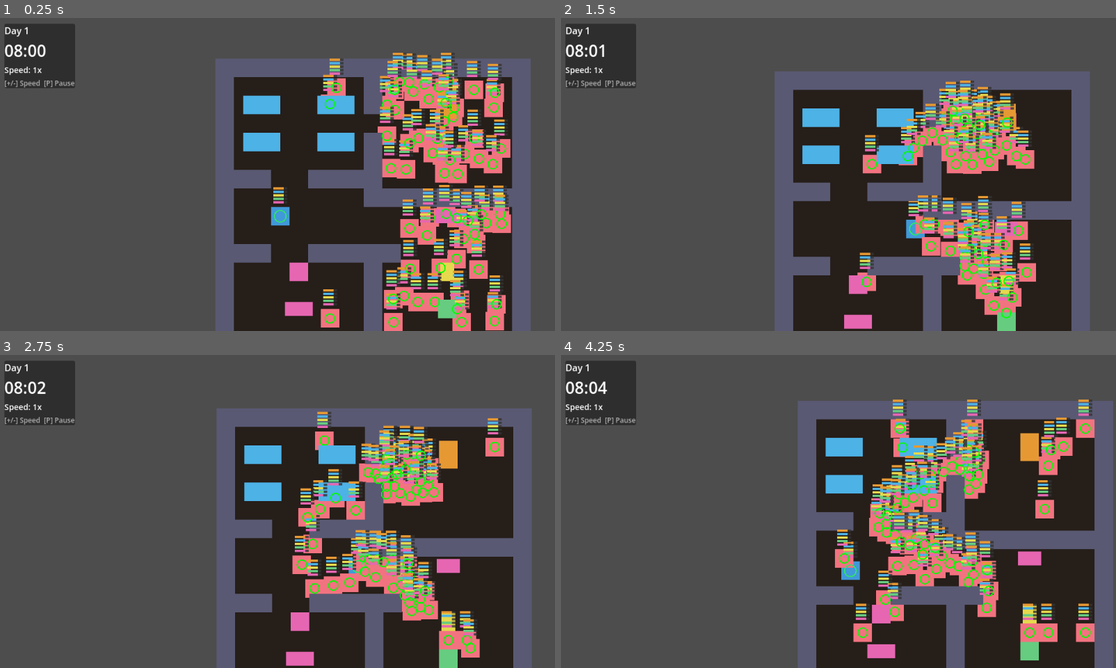
Above: before the commit, frames 1-4 (two rows, left to right).
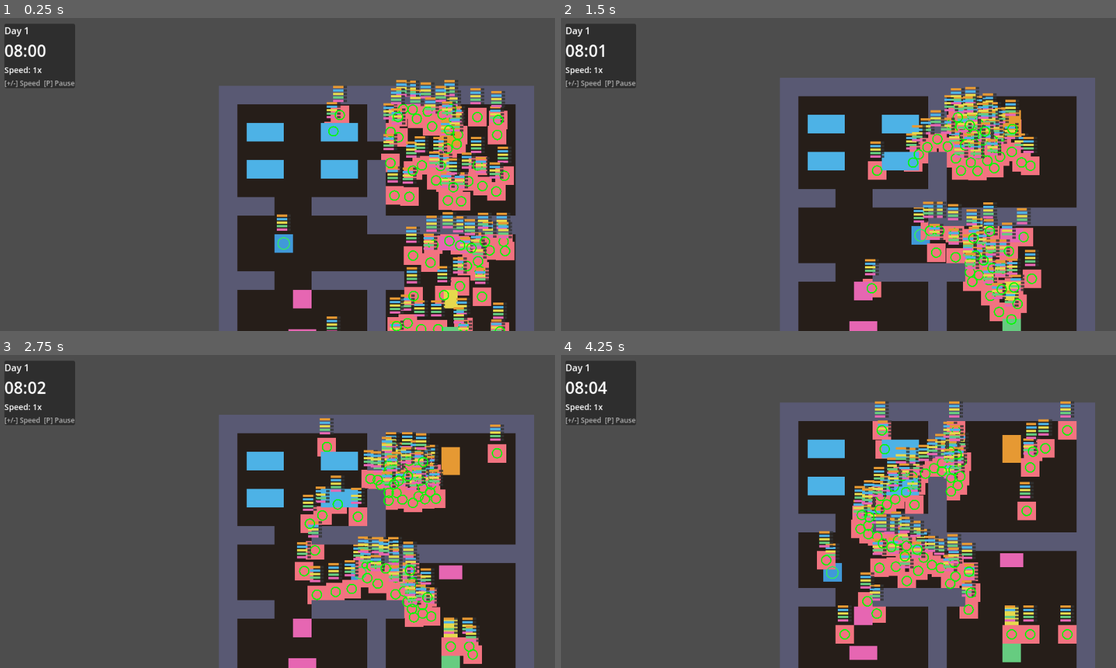
Above: after the commit, the same moments.

Repository: NikkiKoole/simgodot
Game: Godot game, scene res://scenes/main.tscn
Two runs of this game, one before a commit and one after it. Both use one fixed random seed, a clock stepped at 60 frames per second and the inputs below.
Inputs (mouse positions are in pixels of both pictures, inside the frame that each line leads up to):
- Up to frame 1 (0.25 s): no input
- Up to frame 2 (1.5 s): tap Enter at 0.5 s; move the mouse to (960, 158) at 0.52 s; hold D (move_right) 0.53-1.25 s; tap E (interact) at 0.6 s; click (960, 158) at 0.67 s; drag from (727, 190) to (805, 118) at 1.27 s
- Up to frame 3 (2.75 s): move the mouse to (333, 442) at 2.02 s; hold D (move_right) from 2.03 s (still down); tap E (interact) at 2.1 s; click (333, 442) at 2.17 s
- Up to frame 4 (4.25 s): release D (move_right) at 2.75 s; drag from (810, 574) to (899, 455) at 2.77 s; move the mouse to (1005, 558) at 3.52 s; hold A (move_left) from 3.53 s (still down); tap E (interact) at 3.6 s; click (1005, 558) at 3.67 s

The runs differ from the first frame. In frame 1, 32% of the frame differs, in the area x 38-97%, y 11-100%; in frame 2, 20%; in frame 3, 17%; in frame 4, 31%.

Commit message:
Add camera zoom and drag pan controls
- Mouse wheel zoom centered on mouse position
- Middle mouse button drag to pan camera
- Camera stays in place after drag until WASD input resumes player following
- Set top_level=true so camera is independent of player bumps

Diff:
--- a/scripts/camera.gd
+++ b/scripts/camera.gd
@@ -4,26 +4,76 @@
 @export var lerp_speed: float = 5.0
 ## Dead zone size - camera won't move until player exits this area
 @export var dead_zone: Vector2 = Vector2(150, 100)
+## Zoom settings
+@export var min_zoom: float = 0.25
+@export var max_zoom: float = 4.0
+@export var zoom_step: float = 0.1
 
 var target_position: Vector2
+var is_dragging: bool = false
+var follow_player: bool = true  # Only follow player after WASD input
 
 func _ready() -> void:
+	# Make camera independent of parent's transform
+	top_level = true
 	# Start at the player's position
 	target_position = get_parent().global_position
 	global_position = target_position
 
+func _input(event: InputEvent) -> void:
+	if event is InputEventMouseButton:
+		# Middle mouse button for dragging
+		if event.button_index == MOUSE_BUTTON_MIDDLE:
+			if event.pressed:
+				is_dragging = true
+			else:
+				is_dragging = false
+				follow_player = false  # Stop following player after drag
+			return
+		# Scroll wheel for zooming
+		if event.pressed:
+			var new_zoom := zoom
+			if event.button_index == MOUSE_BUTTON_WHEEL_UP:
+				new_zoom *= (1.0 + zoom_step)
+			elif event.button_index == MOUSE_BUTTON_WHEEL_DOWN:
+				new_zoom *= (1.0 - zoom_step)
+			else:
+				return
+			# Clamp zoom
+			new_zoom.x = clampf(new_zoom.x, min_zoom, max_zoom)
+			new_zoom.y = clampf(new_zoom.y, min_zoom, max_zoom)
+			# Get mouse position in world space before zoom
+			var mouse_world_before := get_global_mouse_position()
+			# Apply new zoom
+			zoom = new_zoom
+			# Get mouse position in world space after zoom
+			var mouse_world_after := get_global_mouse_position()
+			# Adjust camera position so mouse stays over the same world point
+			var offset := mouse_world_before - mouse_world_after
+			global_position += offset
+			target_position += offset
+	# Handle drag motion - use screen-space delta for stability
+	elif event is InputEventMouseMotion and is_dragging:
+		var drag_delta: Vector2 = event.relative / zoom
+		global_position -= drag_delta
+		target_position = global_position
+	# Check for WASD input to resume following player
+	elif event is InputEventKey and event.pressed:
+		if event.keycode in [KEY_W, KEY_A, KEY_S, KEY_D]:
+			follow_player = true
+
 func _process(delta: float) -> void:
+	# Don't follow player while dragging or when follow is disabled
+	if is_dragging or not follow_player:
+		return
 	var player_pos: Vector2 = get_parent().global_position
-
 	# Calculate offset from current target to player
 	var offset := player_pos - target_position
-
 	# Only update target if player is outside the dead zone
 	if abs(offset.x) > dead_zone.x:
 		target_position.x = player_pos.x - sign(offset.x) * dead_zone.x
 	if abs(offset.y) > dead_zone.y:
 		target_position.y = player_pos.y - sign(offset.y) * dead_zone.y
-
 	# Smoothly lerp camera to target position, then snap to whole pixels
 	var smooth_pos = global_position.lerp(target_position, lerp_speed * delta)
 	global_position = smooth_pos.round()
